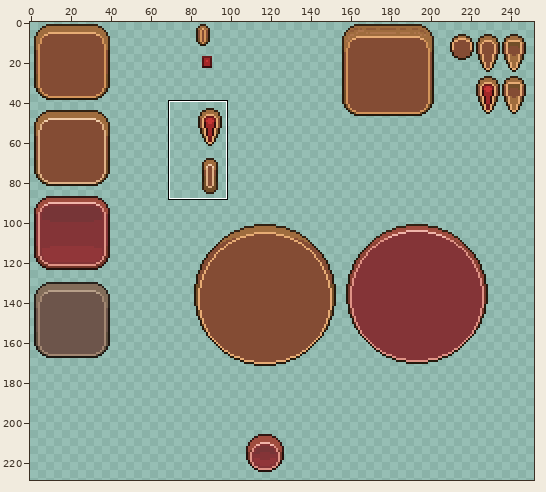
Edited in one commit: sprite sheet (godot/assets/ui/theme.png). Above, an overview of the earlier version with the close-up marked.
Close-up. Old version:
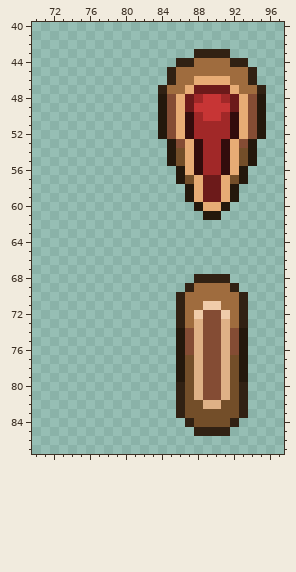
The file is 256x256 pixels. Colours within 5 levels of each other are drawn and written as one. Shown: x 70..97, y 40..87. The wide view leaves out empty margins.
After the commit:
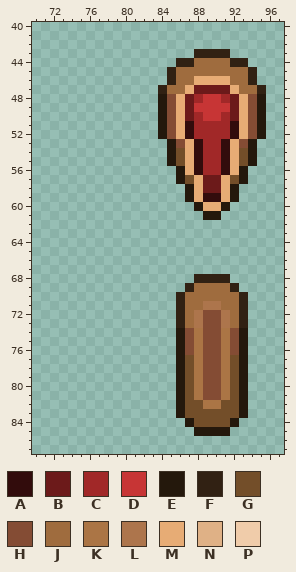
Palette (. is transparent): A #320c0c  B #6c1a1a  C #a12828  D #c73535  E #24180c  F #312113  G #734e29  H #844c34  J #9f6c3e  K #ab7545  L #ad754c  M #e7ac75  N #dfb186  P #f0ccaa
Author's note on the commit: Make vseperator even less like a butten
Change:
Colour A replaces colour B in row 59 at x 89 to 90.
Colour B replaces colour A in row 50 at x 87 and 92.
Colour E replaces colour F in rows 80 to 83 at x 86 and 93; in row 84 at x 87 and 92; in row 85 at x 88 to 91.
Colour K replaces colour N in rows 74 to 81 at x 88 and 91; in row 82 at x 89 to 90.
Colour L replaces colour N in row 73 at x 88 and 91.
Colour L replaces colour P in row 71 at x 89 to 90; in row 72 at x 88 and 91.
